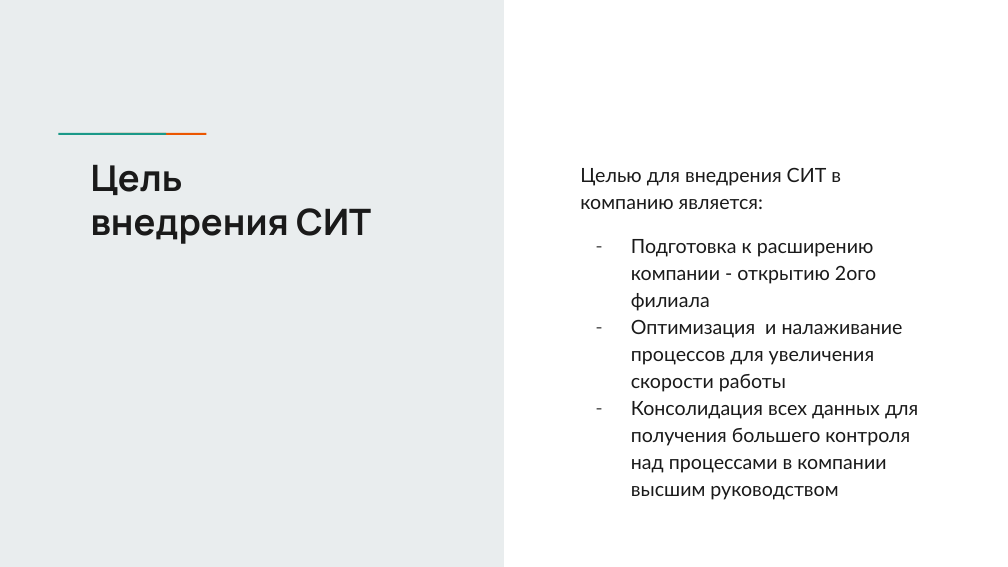
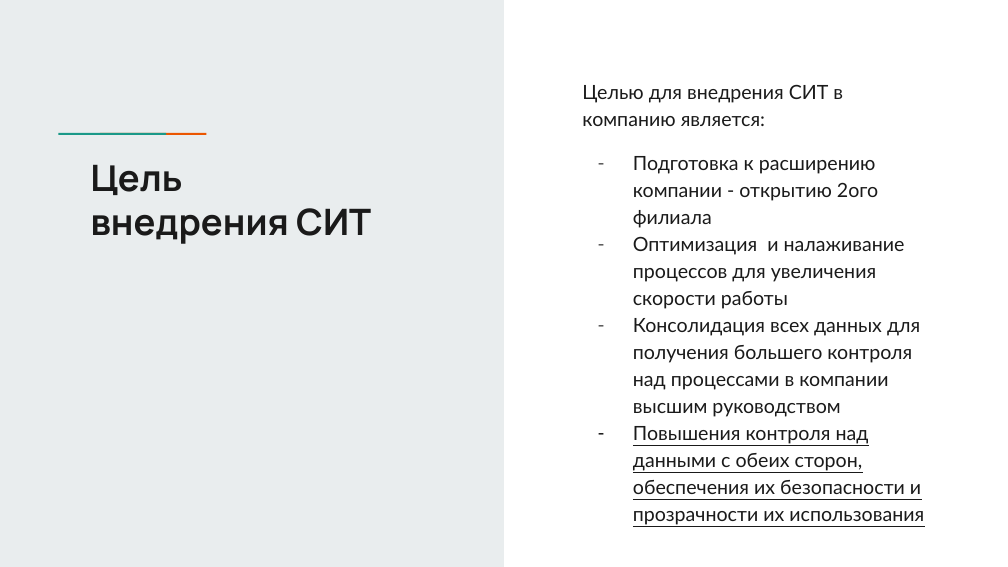
Before and after one commit to Kolonin-Gleb-Studying/SIT, a slide deck: slide 3 of Отчёт об эффективности СИТ студенты/София.pptx. Drawn at 1008x567 pixels with LibreOffice and Linux fonts; fonts in the diff are those of the drawing. Boxes give left, top, right and bottom in pixels: in the first picture for what was removed or moved away, otherwise in the second. Text is boxed around its words. In the diff, an @@ line names an element or a change of style, - is before the commit and + after.

```diff
--- a/Отчёт об эффективности СИТ студенты/София.pptx
+++ b/Отчёт об эффективности СИТ студенты/София.pptx
@@ text "Целью для внедрения СИТ в ...": place and size @@
-text "Целью для внедрения СИТ в ..." at (580, 167, 918, 473)
+text "Целью для внедрения СИТ в ..." at (582, 84, 921, 494)
@@ text at (633, 426, 921, 494): paragraph added @@
+– Повышения контроля над данными с обеих сторон, обеспечения их безопасности и прозрачности их использования
```
Also in this commit, not shown: 3 other slides changed, 23 slides added, 1 slide removed, 3 other files.
